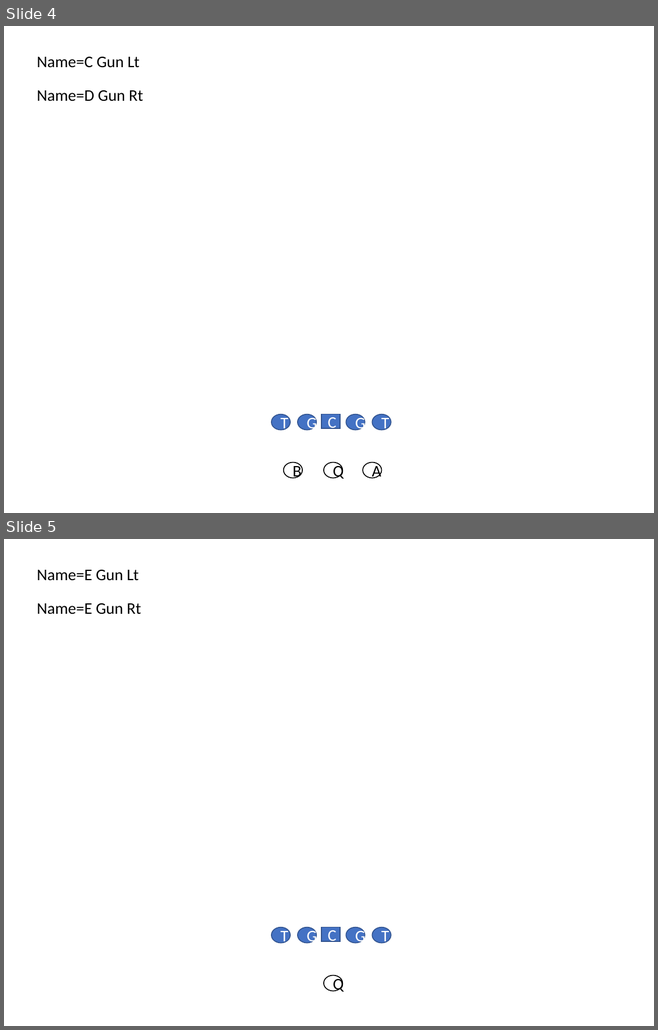
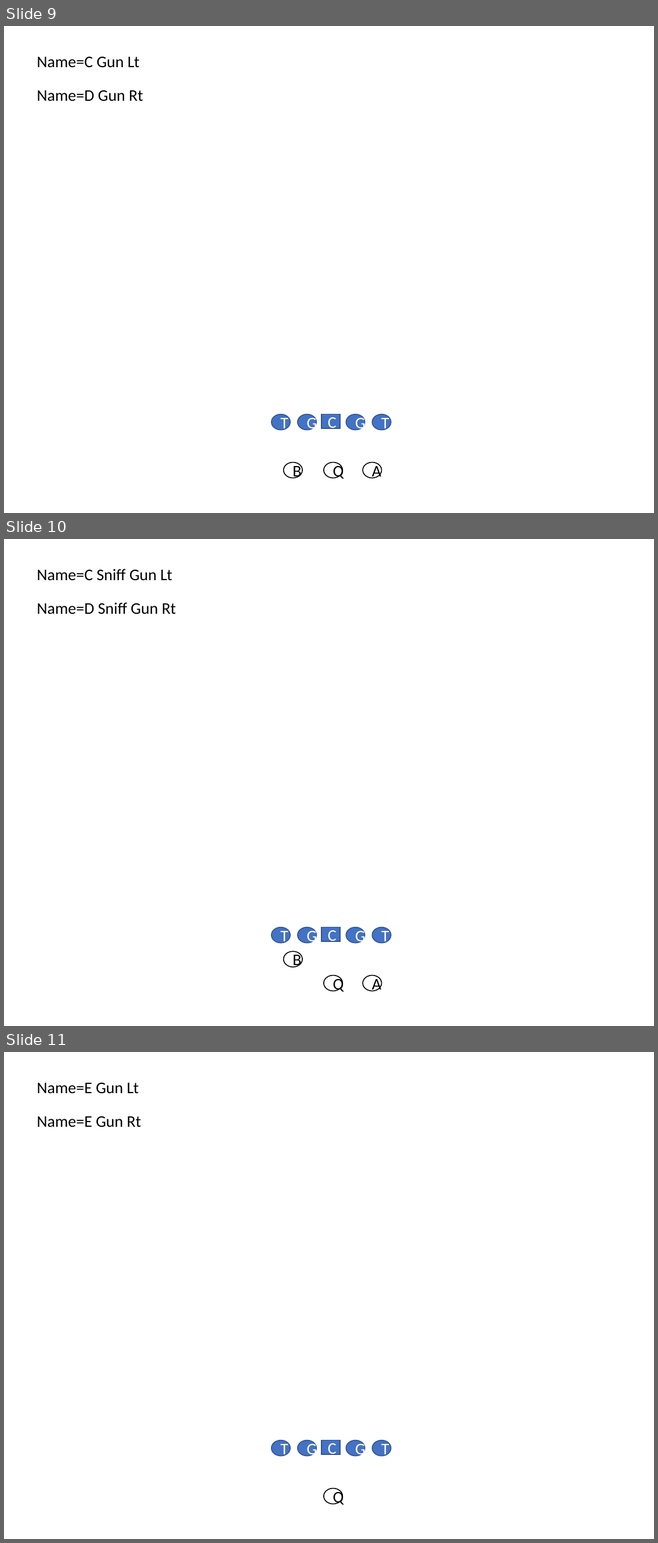
Before and after one commit to Aceplace/VBAScoutCard, a slide deck: backfield_templates.pptx. Shown one above the other, each under a label of ours: slides 4 and 5 before the commit, slides 9, 10 and 11 after it. The pictures are 658x1030 and 658x1543 pixels, drawn with LibreOffice and Linux fonts; fonts in the diff are those of the drawing. Boxes give left, top, right and bottom in pixels: in the first picture for what was removed or moved away, otherwise in the second. Text is boxed around its words. In the diff, an @@ line names an element or a change of style, - is before the commit and + after.

```diff
--- a/backfield_templates.pptx
+++ b/backfield_templates.pptx
@@ slide 10 added at bbox=[4, 539, 654, 1026], background #FFFFFF @@
@@ text added at bbox=[37, 569, 172, 581], 18 pt, text #000000 @@
+Name=C Sniff Gun Lt
@@ text added at bbox=[37, 602, 176, 614], 18 pt, text #000000 @@
+Name=D Sniff Gun Rt
@@ ellipse added at bbox=[271, 928, 290, 943], fill #4472C4, outline #325491 1 pt, 18 pt, text #FFFFFF @@
+T
@@ ellipse added at bbox=[297, 928, 317, 943], fill #4472C4, outline #325491 1 pt, 18 pt, text #FFFFFF @@
+G
@@ rectangle added at bbox=[321, 928, 340, 942], fill #4472C4, outline #325491 1 pt, 18 pt, text #FFFFFF @@
+C
@@ ellipse added at bbox=[346, 928, 365, 943], fill #4472C4, outline #325491 1 pt, 18 pt, text #FFFFFF @@
+G
@@ ellipse added at bbox=[372, 928, 390, 943], fill #4472C4, outline #325491 1 pt, 18 pt, text #FFFFFF @@
+T
@@ ellipse added at bbox=[284, 951, 302, 967], fill #FFFFFF, outline #000000 1 pt, 18 pt, text #000000 @@
+B
@@ ellipse added at bbox=[324, 976, 343, 991], fill #FFFFFF, outline #000000 1 pt, 18 pt, text #000000 @@
+Q
@@ ellipse added at bbox=[362, 976, 382, 991], fill #FFFFFF, outline #000000 1 pt, 18 pt, text #000000 @@
+A
@@ what was slide 4 is now slide 9 @@
@@ what was slide 5 is now slide 11 @@
```
Also in this commit, not shown: 8 other slides added, 11 other files.
